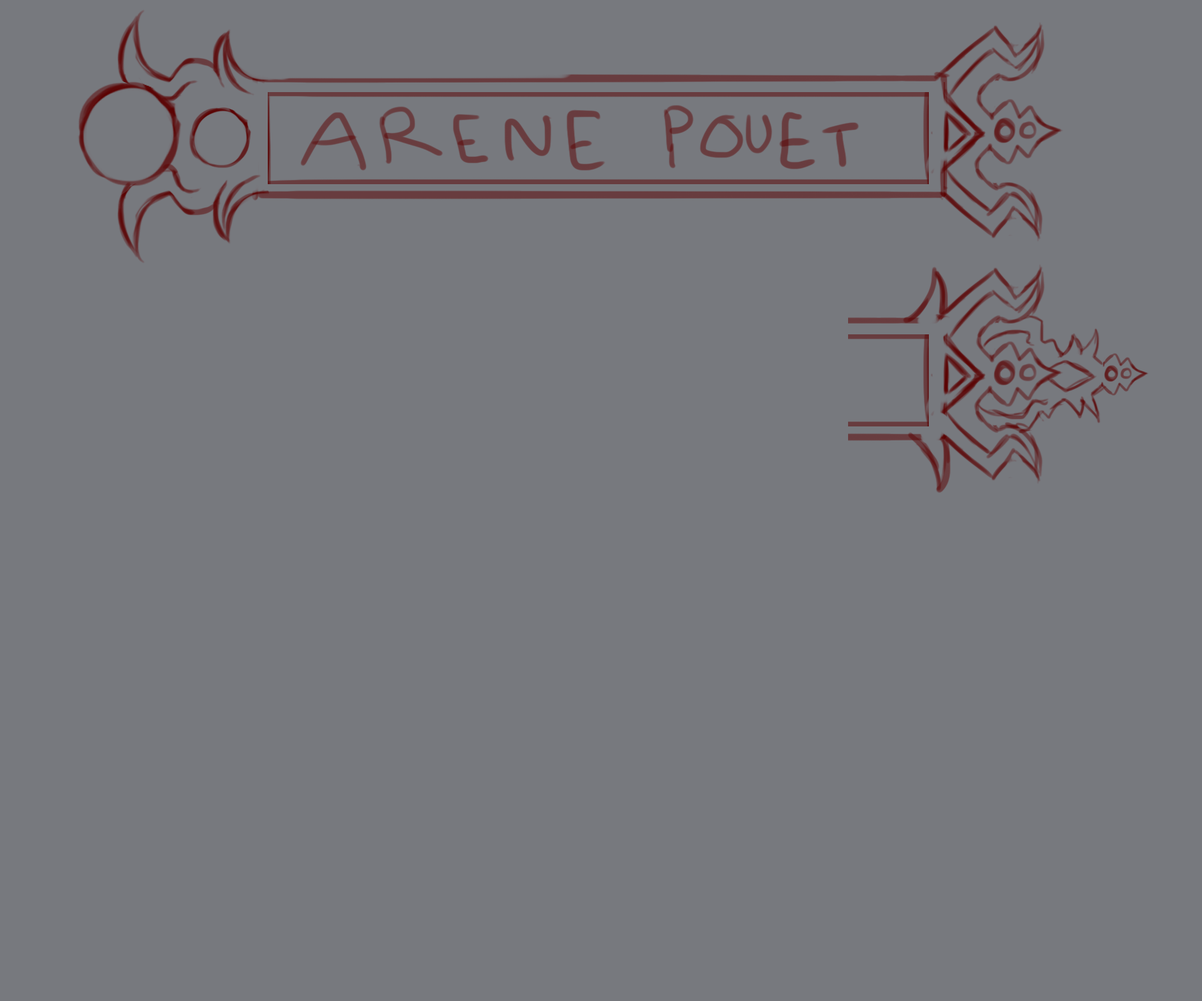
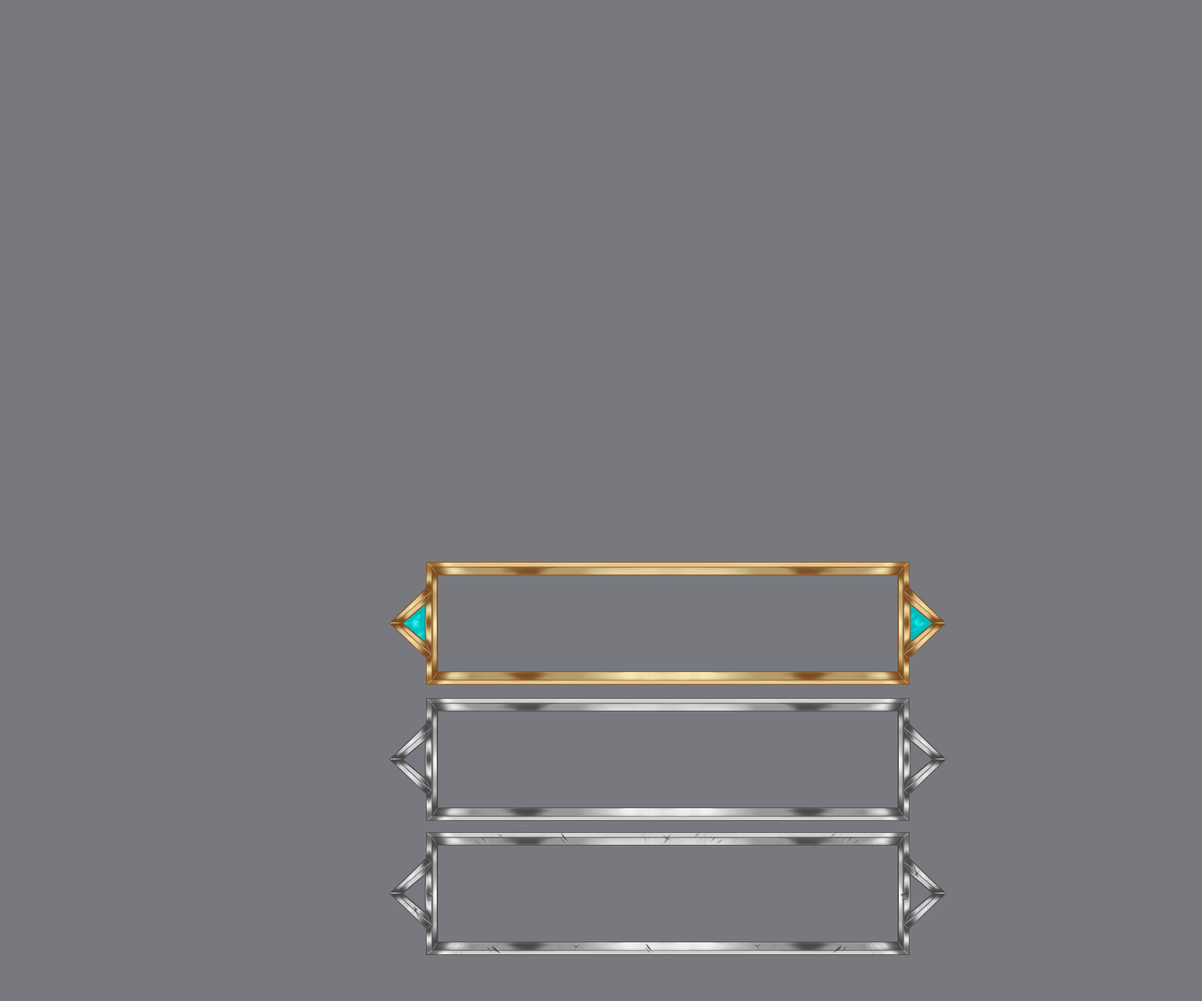
Two versions of the same layered image (w=1202, h=1001). Layer-by-layer changes:
hid "Calque 1", opacity 100% → 50% over [77, 9, 1149, 494]
added layer "salissures" above "sale" over [395, 825, 936, 963]
added layer "sale" above "metal" over [389, 832, 946, 957]
added layer "metal" above "or" over [389, 698, 946, 822]
added layer "or" above "truc bleu" over [389, 562, 946, 685]
added layer "truc bleu" above "calques" over [397, 594, 940, 652]
added group "calques" with 6 layers above "Arrière-plan" over [389, 562, 946, 685]
